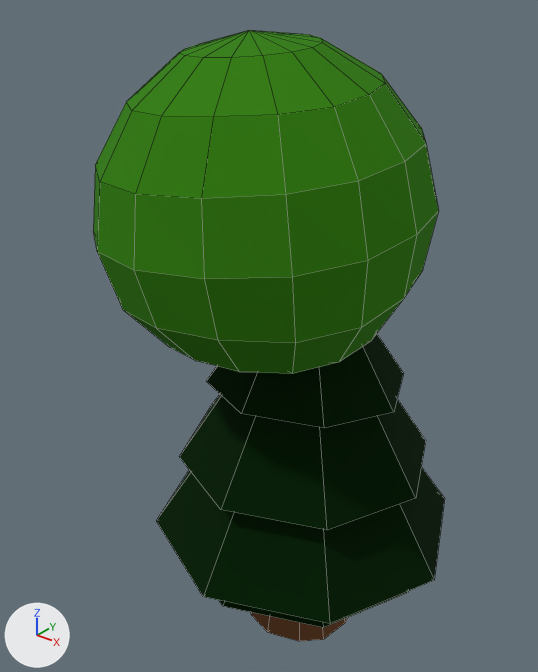
Renders of the Blender file figments-of-fuyan-raw/game/tile_objects/varoma/tree.blend from each side of a commit.
Both versions are drawn from a camera (50 mm lens) standing at (4.52, -6.35, 7.84) and looking at (-0.36, -0.25, 4.06). The axes (+X, +Y, +Z) are drawn at lower left. The lights are the same throughout. The picture after the commit comes second. Mesh edges are drawn as thin lines. The same objects are shown in both versions, whatever each file hides.

In view in the first picture: 'Tree-col', 'Tree1-col', 'Tree2-col'.
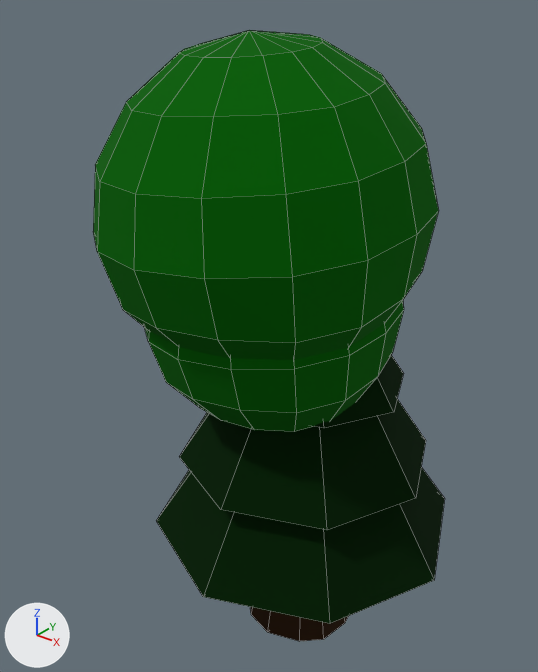
Boxes [x1, y1, x2, y2] around the edits, measured in the pictures (538 x 672 px):
```json
{"object": "Tree1-col", "change": "reshaped", "before": [156, 333, 445, 624], "after": [144, 301, 404, 432]}
{"object": "Tree2-col", "change": "reshaped", "before": [219, 592, 408, 628], "after": [156, 355, 445, 624]}
{"part": 1, "of": "me_cylinder", "change": "surface changed", "before": [93, 30, 439, 641], "after": [93, 30, 439, 641]}
```

The change, as JSON lines over the scene's bpy script:
```json
{"block": "me_cylinder", "where": "me_cylinder.from_pydata(...)  # 180 vertices, 186 faces; spans x -1.89..1.56, y -2.29..1.12, z 0.02..7.39"}
{"block": "me_cylinder", "where": "# used by ob_tree_col; location = (0.0, 0.0, 0.0)"}
{"block": "me_cylinder", "change": "me_cylinder part 1: texture (UV) coordinates of 186 of 186 faces, centred in x -1.78..1.46, y -2.19..1.03, z 0.02..7.35, changed; they spanned u 0.14..0.23, v 0.48..0.66 and now span u 0.01..0.23, v 0.3..0.65"}
{"op": "add", "block": "me_cylinder_002", "code": ["me_cylinder_002 = bpy.data.meshes.new('Cylinder.002')", "me_cylinder_002.from_pydata(...)  # 180 vertices, 186 faces; spans x -1.54..1.27, y -1.87..0.91, z -0.01..5.99", "me_cylinder_002.materials.append(mat_basematerial)"]}
{"op": "set", "path": "ob_tree1_col", "old": "bpy.data.objects.new('Tree1-col', me_plane)", "new": "bpy.data.objects.new('Tree1-col', me_cylinder_002)"}
{"op": "set", "path": "ob_tree2_col", "old": "bpy.data.objects.new('Tree2-col', me_plane_001)", "new": "bpy.data.objects.new('Tree2-col', me_plane)"}
```
